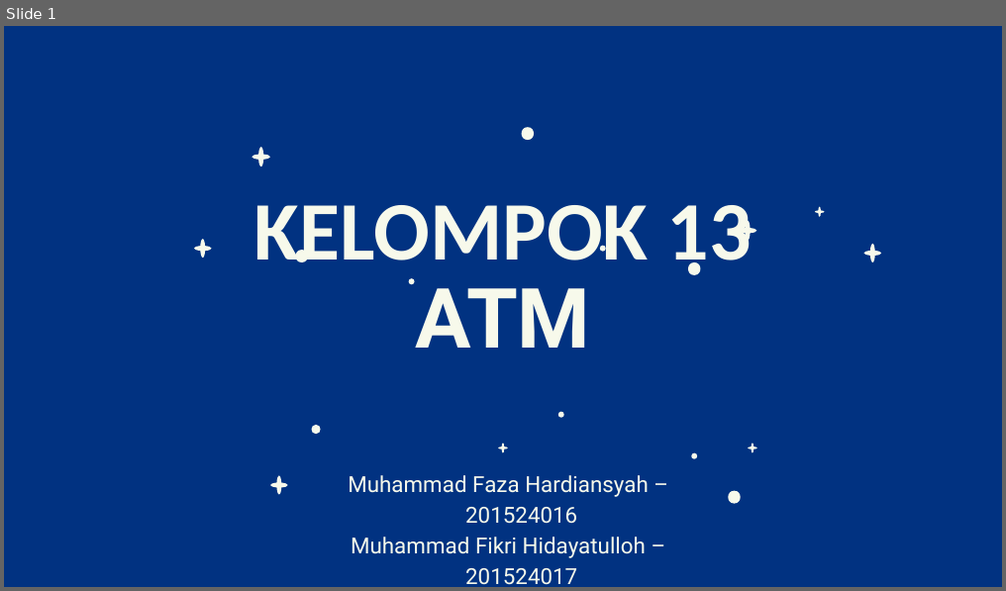
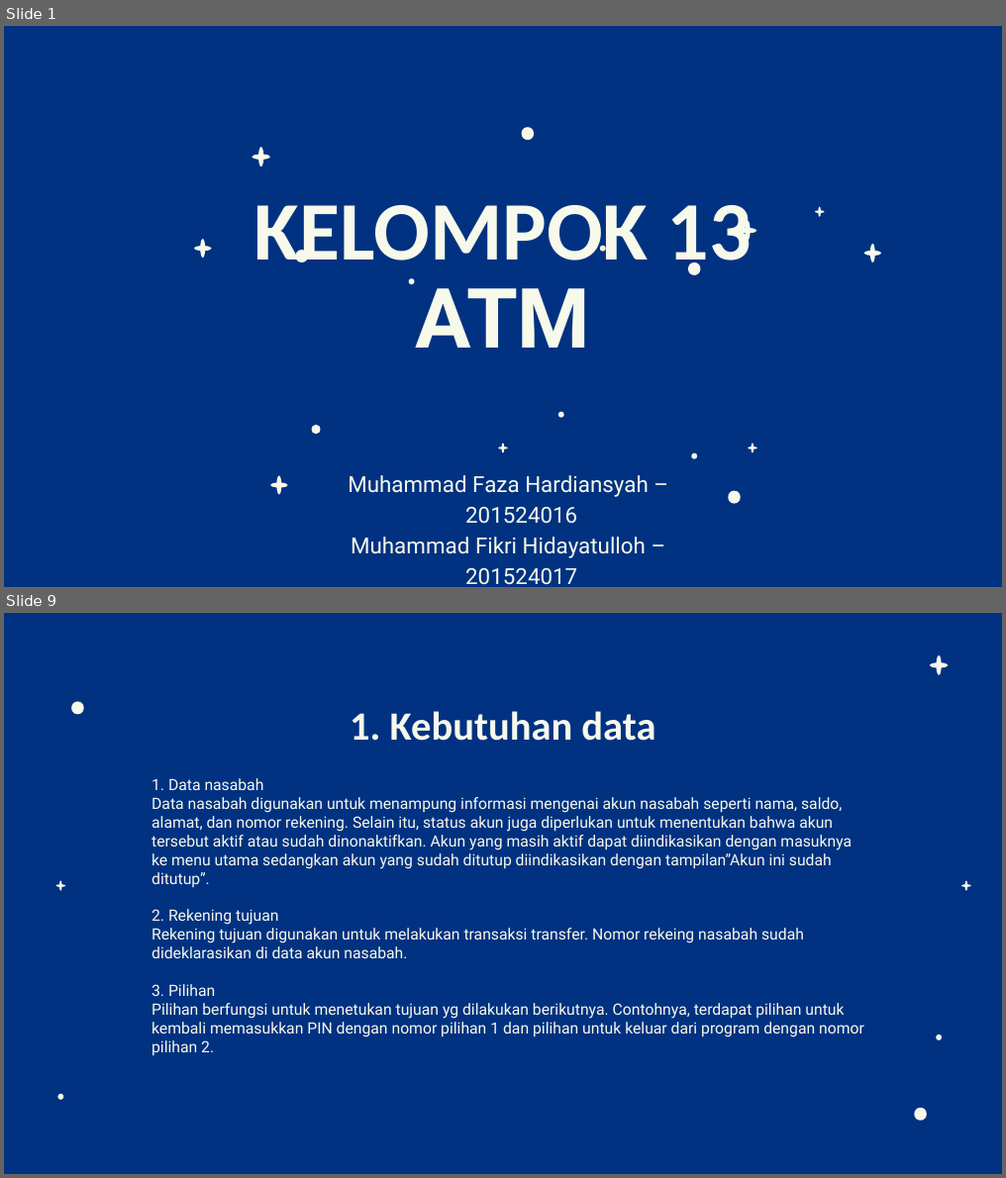
Before and after one commit to fikrihidayatulloh16/Tubesatm13, a slide deck: PPT KELOMPOK 13 ATM.pptx. Shown one above the other, each under a label of ours: slide 1 before the commit, slides 1 and 9 after it; the slides between them are not shown. The pictures are 1006x591 and 1006x1178 pixels, drawn with LibreOffice and Linux fonts; fonts in the diff are those of the drawing. Boxes give left, top, right and bottom in pixels: in the first picture for what was removed or moved away, otherwise in the second. Text is boxed around its words. In the diff, an @@ line names an element or a change of style, - is before the commit and + after.

```diff
--- a/PPT KELOMPOK 13 ATM.pptx
+++ b/PPT KELOMPOK 13 ATM.pptx
@@ slide 9 added at <box>4,613,1002,1174</box>, background #013281 @@
@@ freeform shape added at <box>930,656,948,675</box>, fill #F7F9EB @@
@@ freeform shape added at <box>69,701,85,714</box>, fill #F7F9EB @@
@@ title added at <box>350,711,655,741</box>, 38.7 pt, text #F7F9EB, bold @@
+1. Kebutuhan data
@@ text added at <box>152,778,864,1057</box>, 15 pt, text #F7F9EB @@
+1. Data nasabah
+Data nasabah digunakan untuk menampung informasi mengenai akun nasabah seperti nama, saldo, alamat, dan nomor rekening. Selain itu, status akun juga diperlukan untuk menentukan bahwa akun tersebut aktif atau sudah dinonaktifkan. Akun yang masih aktif dapat diindikasikan dengan masuknya ke menu utama sedangkan akun yang sudah ditutup diindikasikan dengan tampilan”Akun ini sudah ditutup”.
+2. Rekening tujuan
+Rekening tujuan digunakan untuk melakukan transaksi transfer. Nomor rekeing nasabah sudah dideklarasikan di data akun nasabah.
+3. Pilihan
+Pilihan berfungsi untuk menetukan tujuan yg dilakukan berikutnya. Contohnya, terdapat pilihan untuk kembali memasukkan PIN dengan nomor pilihan 1 dan pilihan untuk keluar dari program dengan nomor pilihan 2.
@@ freeform shape added at <box>55,881,65,891</box>, fill #F7F9EB @@
@@ freeform shape added at <box>961,881,971,891</box>, fill #F7F9EB @@
@@ freeform shape added at <box>936,1035,943,1041</box>, fill #F7F9EB @@
@@ freeform shape added at <box>57,1094,64,1100</box>, fill #F7F9EB @@
@@ freeform shape added at <box>912,1108,929,1121</box>, fill #F7F9EB @@
```
Also in this commit, not shown: 4 slides changed, 8 other slides added, 1 other file.
